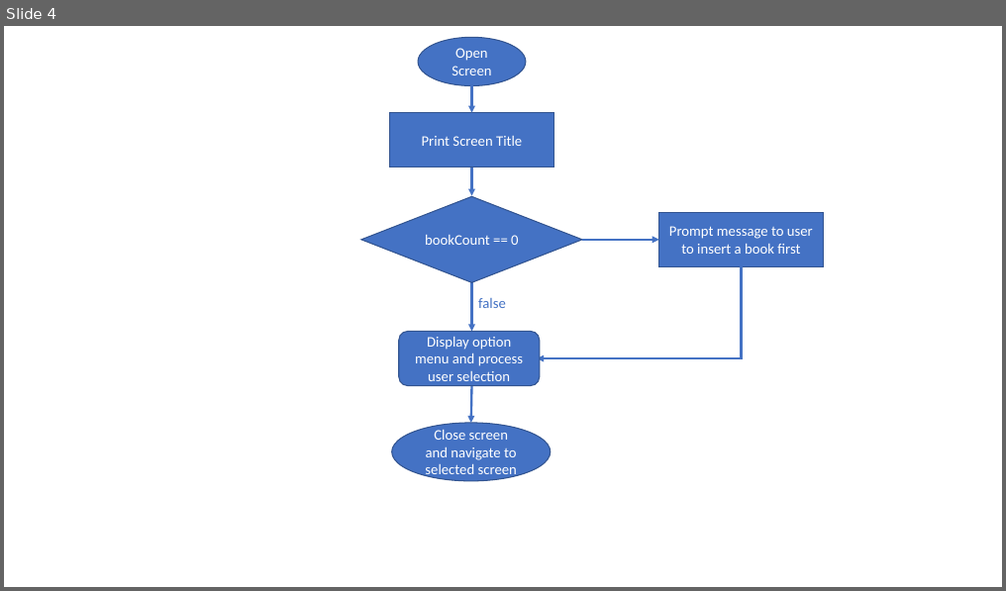
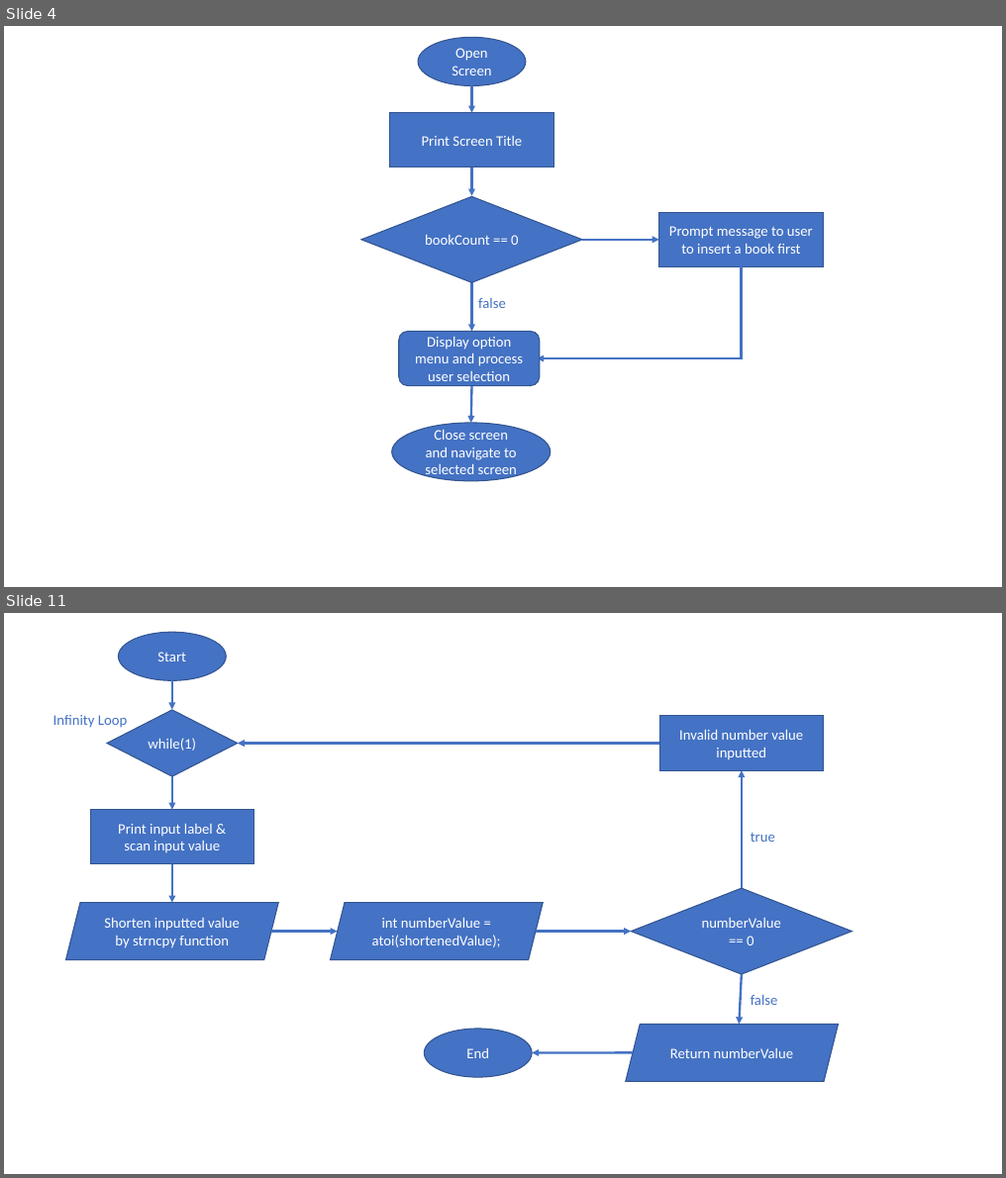
Before and after one commit to CaptainMaxVN/LLP109_BookManagement, a slide deck: Block Diagram.pptx. Shown one above the other, each under a label of ours: slide 4 before the commit, slides 4 and 11 after it; the slides between them are not shown. The pictures are 1006x591 and 1006x1178 pixels, drawn with LibreOffice and Linux fonts; fonts in the diff are those of the drawing. Boxes give left, top, right and bottom in pixels: in the first picture for what was removed or moved away, otherwise in the second. Text is boxed around its words. In the diff, an @@ line names an element or a change of style, - is before the commit and + after.

```diff
--- a/Block Diagram.pptx
+++ b/Block Diagram.pptx
@@ slide 11 added at (x1=4, y1=613, x2=1002, y2=1174), background #FFFFFF @@
@@ ellipse added at (x1=119, y1=632, x2=227, y2=680), fill #4472C4, outline #325491 1 pt, 14 pt, text #FFFFFF @@
+Start
@@ arrow added from (172, 680) to (172, 710), #4472C4 2.25 pt @@
@@ text added at (x1=54, y1=715, x2=127, y2=728), 14 pt, text #4472C4 @@
+Infinity Loop
@@ diamond added at (x1=107, y1=710, x2=238, y2=776), fill #4472C4, outline #325491 1 pt, 14 pt, text #FFFFFF @@
+while(1)
@@ rectangle added at (x1=659, y1=716, x2=824, y2=771), fill #4472C4, outline #325491 1 pt, 14 pt, text #FFFFFF @@
+Invalid number value
+inputted
@@ arrow added from (659, 744) to (238, 744), #4472C4 2.25 pt @@
@@ arrow added from (172, 777) to (172, 810), #4472C4 2.25 pt @@
@@ arrow added from (742, 888) to (742, 771), #4472C4 2.25 pt @@
@@ rectangle added at (x1=90, y1=810, x2=254, y2=864), fill #4472C4, outline #325491 1 pt, 14 pt, text #FFFFFF @@
+Print input label &
+scan input value
@@ text added at (x1=750, y1=833, x2=775, y2=842), 14 pt, text #4472C4 @@
+true
@@ arrow added from (172, 864) to (172, 903), #4472C4 2.25 pt @@
@@ parallelogram added at (x1=66, y1=903, x2=279, y2=960), fill #4472C4, outline #325491 1 pt, 14 pt, text #FFFFFF @@
+Shorten inputted value by strncpy function
@@ parallelogram added at (x1=331, y1=903, x2=543, y2=960), fill #4472C4, outline #325491 1 pt, 14 pt, text #FFFFFF @@
+int numberValue = atoi(shortenedValue);
@@ diamond added at (x1=632, y1=888, x2=852, y2=974), fill #4472C4, outline #325491 1 pt, 14 pt, text #FFFFFF @@
+numberValue == 0
@@ arrow added from (271, 931) to (338, 931), #4472C4 2.25 pt @@
@@ arrow added from (536, 931) to (632, 931), #4472C4 2.25 pt @@
@@ arrow added from (742, 974) to (740, 1024), #4472C4 2.25 pt @@
@@ text added at (x1=750, y1=995, x2=778, y2=1005), 14 pt, text #4472C4 @@
+false
@@ parallelogram added at (x1=626, y1=1024, x2=838, y2=1081), fill #4472C4, outline #325491 1 pt, 14 pt, text #FFFFFF @@
+Return numberValue
@@ ellipse added at (x1=424, y1=1029, x2=532, y2=1078), fill #4472C4, outline #325491 1 pt, 14 pt, text #FFFFFF @@
+End
@@ arrow added from (633, 1054) to (532, 1054), #4472C4 2.25 pt @@
```
Also in this commit, not shown: 1 slide changed, 6 other slides added, 2 other files.
